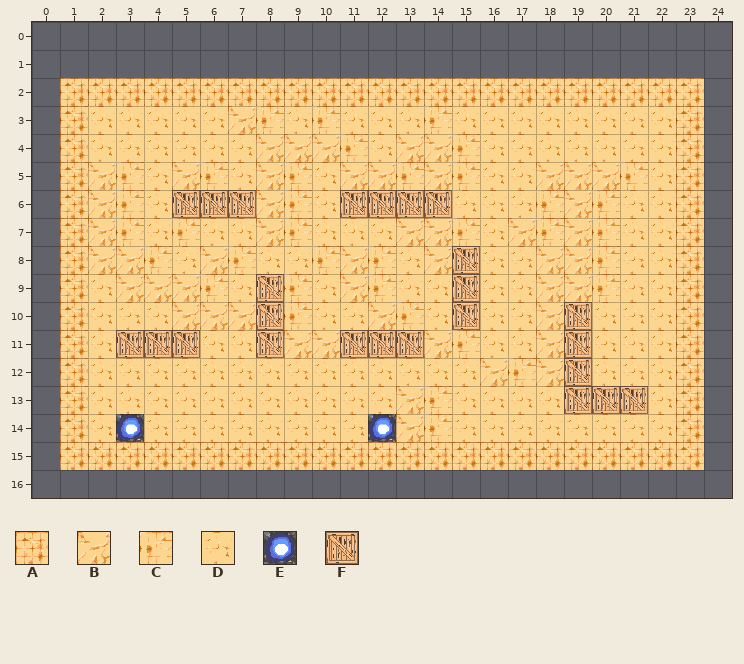
Two states of a Tiled map, assets/maps/level4.tmx. This is how it looked before the edit.
Cells are 32x32 px. Shown: x 0..24, y 0..16.
Key: from "tiles": A 1, B 13, C 14, D 15, E 19, F 20.
_ is an empty cell.
Layer "floor" before, first column x 0:
 0 _________________________
 1 _________________________
 2 _AAAAAAAAAAAAAAAAAAAAAAA_
 3 _ADDDDDBCDCDDDCDDDDDDDDA_
 4 _ADDDDDDBBBCDBBCDDDDDDDA_
 5 _ABCDBCDBCDBBCBCDDBBBCDA_
 6 _ABCDFFFBCDFFFFDDDCBCDDA_
 7 _ABCDCDDBCDDDBBCDBCBCDDA_
 8 _ABBCDBCDDCBCDBFDDBBCDDA_
 9 _ADBBBCDFCDBCDDFDDBBCDDA_
10 _ADDDBBBFCDDBCDFDDBFDDDA_
11 _ADFFFDDFBBFFFBCDDBFDDDA_
12 _ADDDDDDDDDDDDDDBCBFDDDA_
13 _ADDDDDDDDDDDBCDDDDFFFDA_
14 _ADEDDDDDDDDEBCDDDDDDDDA_
15 _AAAAAAAAAAAAAAAAAAAAAAA_
16 _________________________
Once edited:
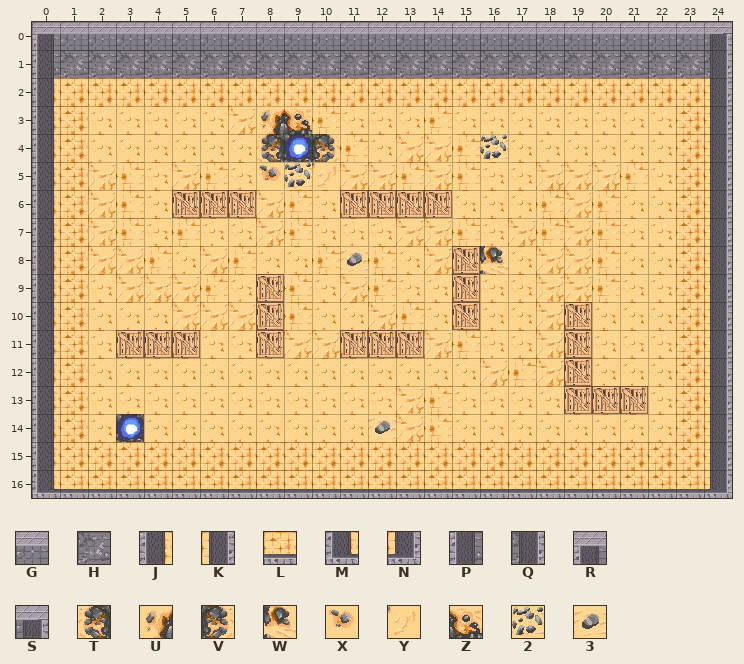
Further tiles: from "tiles": G 2, H 3, J 4, K 5, L 6, M 7, N 8, P 9, Q 10, R 11, S 12, T 25, U 26, V 28, W 30, X 32, Y 39, Z 41, 2 47, 3 48.
Tiles of an added or newly shown layer are drawn over the layers below it.
What changed:
Layer "floor":
Tile C becomes tile 2 in row 5 at x 9.
Tile D becomes tile 2 in row 4 at x 16.
Tile B becomes tile 3 in row 8 at x 11.
Tile E becomes tile 3 in row 14 at x 12.
Tile B becomes tile E in row 4 at x 9.
Tile B becomes tile T in row 4 at x 8.
Tile C becomes tile U in row 3 at x 8.
Tile B becomes tile V in row 4 at x 10.
Tile D becomes tile W in row 8 at x 16.
Tile B becomes tile X in row 5 at x 8.
Tile D becomes tile Y in row 5 at x 10.
Tile D becomes tile Z in row 3 at x 9.
Layer "walls" (now shown):
The author put tile G in row 0 at x 1 to 23.
The author put tile H in row 1 at x 1 to 23.
The author put tile J in rows 2 to 15 at x 0.
The author put tile K in rows 2 to 15 at x 24.
The author put tile L in row 16 at x 1 to 23.
The author put tile M in row 16 at x 0.
The author put tile N in row 16 at x 24.
The author put tile P in row 1 at x 0.
The author put tile Q in row 1 at x 24.
The author put tile R in row 0 at x 0.
The author put tile S in row 0 at x 24.
